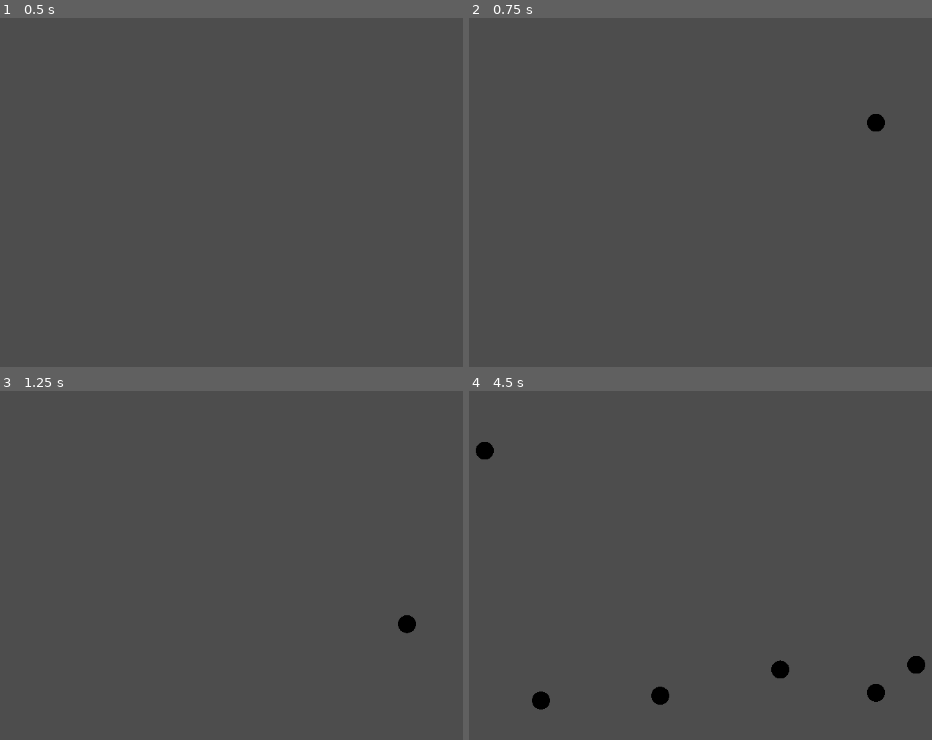
Above: before the commit, frames 1-4 (two rows, left to right).
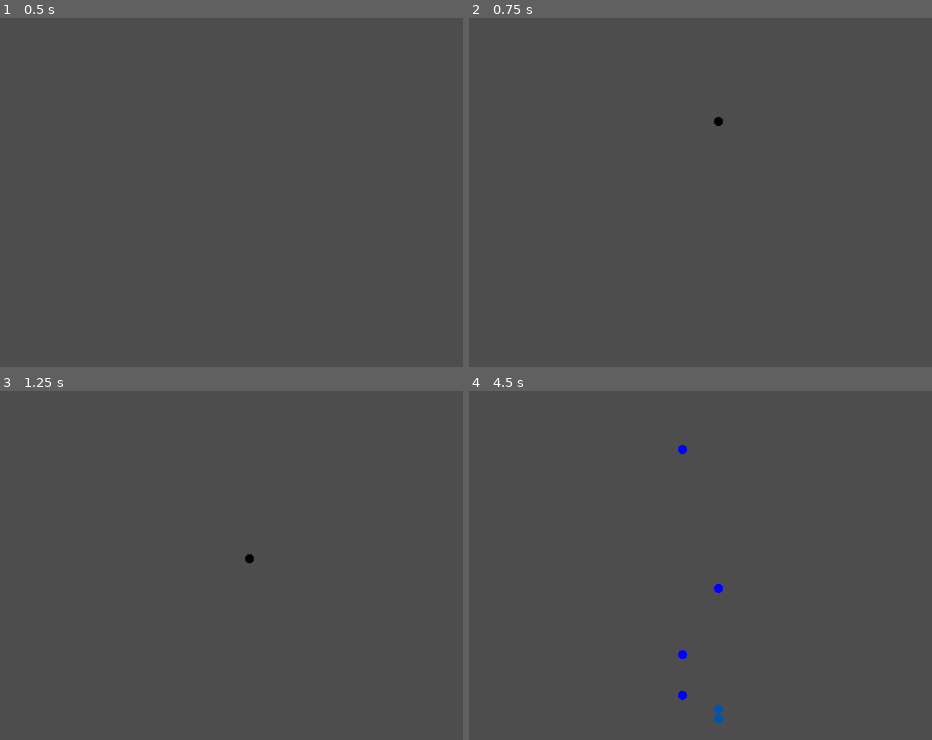
Above: after the commit, the same moments.

Repository: BoonyakornTanrattanakorn/SmoothedParticleHydrodynamics
Game: Godot game, scene res://main.tscn
The game is run twice, just before and just after one commit, with the same random seed, the same clock (stepped at 60 frames per second) and the same inputs.
Inputs (mouse positions are in pixels of both pictures, inside the frame that each line leads up to):
- Up to frame 1 (0.5 s): no input
- Up to frame 2 (0.75 s): tap Enter at 0.5 s; move the mouse to (876, 119) at 0.52 s; click (876, 119) at 0.67 s
- Up to frame 3 (1.25 s): no input
- Up to frame 4 (4.5 s): move the mouse to (538, 537) at 1.27 s; click (538, 537) at 1.42 s; move the mouse to (779, 415) at 2.02 s; click (779, 415) at 2.17 s; move the mouse to (658, 603) at 2.77 s; click (658, 603) at 2.92 s; move the mouse to (outside the picture) at 3.52 s; click (outside the picture) at 3.67 s; move the mouse to (outside the picture) at 4.27 s; click (outside the picture) at 4.42 s

Frame 1 is identical in both runs. In frame 2, 0.2% of the frame differs, in the area x 52-90%, y 27-33%; in frame 3, 0.2%; in frame 4, 1.2%, in the area x 1-99%, y 14-96%.

Commit message:
save before changing architecture

Diff:
--- a/global.gd
+++ b/global.gd
@@ -1,7 +1,7 @@
 extends Node2D
 
 var gravity = Vector2(0, 9.81)
-var box_dimension = Vector2(5, 5)
+var box_dimension = Vector2(1, 10)
 var particle_radius : float = 0.1
 var particle_color = Color(0.0, 0.0, 1.0, 1.0)
 var gas_constant : float = 10.0
Not shown, added: density_compute_shader.glsl
Not shown, added: density_compute_shader.glsl.import
